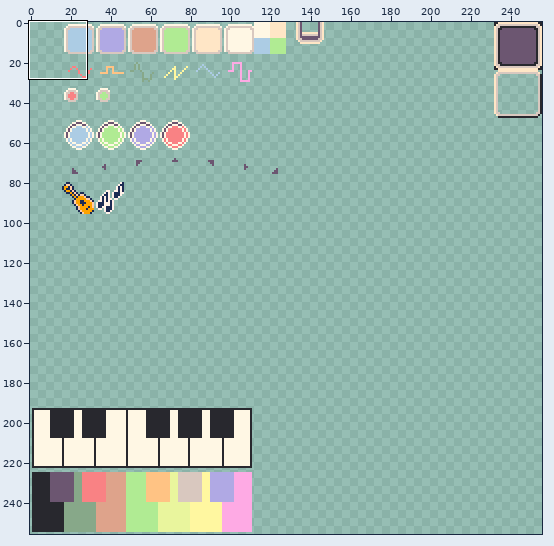
File history of a pixel-art file, tiny-cli/sfx-spritesheet.aseprite. Above: a wide view before the commit, with the close-up outlined.
Close-up. Before the edit:
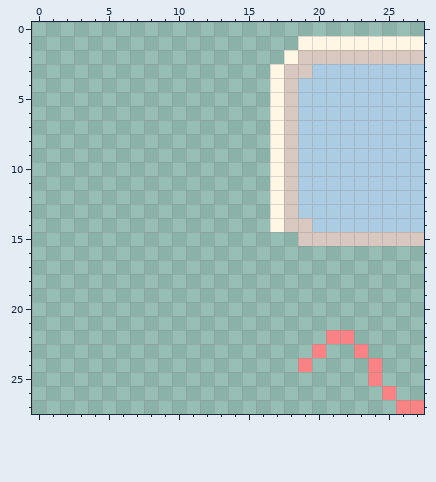
256x256 pixels, 1 frame. Shown: x 0..27, y 0..27.
The result:
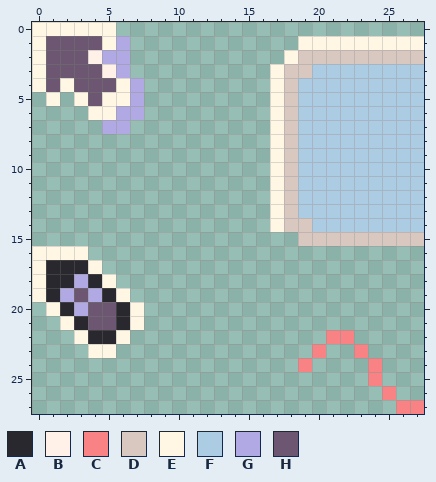
Palette (. is transparent): A #28282e  B #fff1e8  C #f98284  D #d9c8bf  E #fff7e4  F #accce4  G #b0a9e4  H #6c5671
Change:
@@ x 0..9 @@
- 0 ..........
- 1 ..........
- 2 ..........
- 3 ..........
- 4 ..........
- 5 ..........
- 6 ..........
- 7 ..........
+ 0 EEEEEE....
+ 1 EHHHHEG...
+ 2 EHHHBGG...
+ 3 EHHHHBG...
+ 4 EHEHHHEG..
+ 5 .E.EHEEG..
+ 6 ....EEGG..
+ 7 .....GG...
  8 ..........
@@ x 0..9 @@
 15 ..........
-16 ..........
-17 ..........
-18 ..........
-19 ..........
-20 ..........
-21 ..........
-22 ..........
-23 ..........
+16 EEEE......
+17 EAAAE.....
+18 EAAGAE....
+19 EAGHGAE...
+20 .EAGHHAE..
+21 ..EAHHAE..
+22 ...EAAE...
+23 ....EE....
 24 ..........
Boxes around the changes in both close-ups, in picture pixels (x1, y1, x2, y2):
added: (32, 22, 144, 134)
added: (32, 246, 144, 358)
